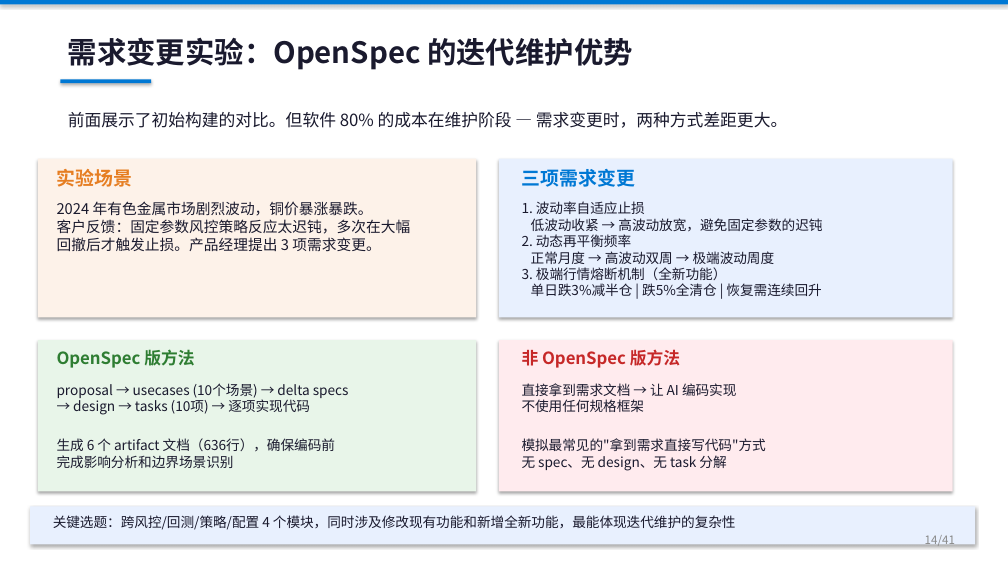
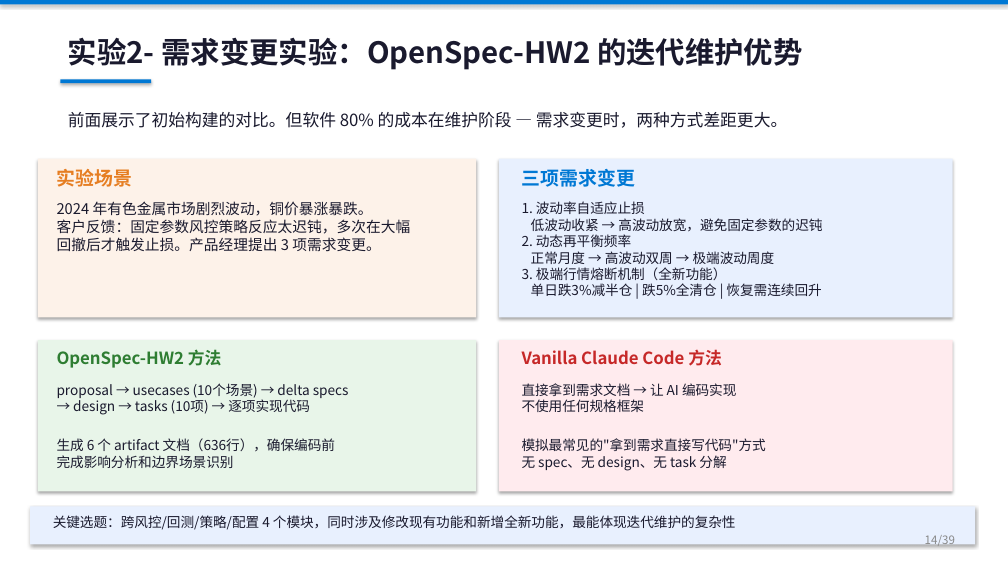
Before and after one commit to ZhifeiDou/OpenSpec_Modify, a slide deck: slide 10 of OpenSpec_技术研究汇报.pptx (slide 14 before the commit). Drawn at 1008x567 pixels with LibreOffice and Linux fonts; fonts in the diff are those of the drawing. Boxes give left, top, right and bottom in pixels: in the first picture for what was removed or moved away, otherwise in the second. Text is boxed around its words. In the diff, an @@ line names an element or a change of style, - is before the commit and + after.

```diff
--- a/OpenSpec_技术研究汇报.pptx
+++ b/OpenSpec_技术研究汇报.pptx
@@ text at (68,37,803,70): text changed @@
-需求变更实验：OpenSpec 的迭代维护优势
+实验2- 需求变更实验：OpenSpec-HW2 的迭代维护优势
@@ text at (57,349,222,368): text changed @@
-OpenSpec 版方法
+OpenSpec-HW2 方法
@@ text at (522,349,722,366): text changed @@
-非 OpenSpec 版方法
+Vanilla Claude Code 方法
@@ text at (925,535,955,547): text changed @@
-14/41
+14/39
```
Also in this commit, not shown: 34 other slides changed, 6 slides removed.
